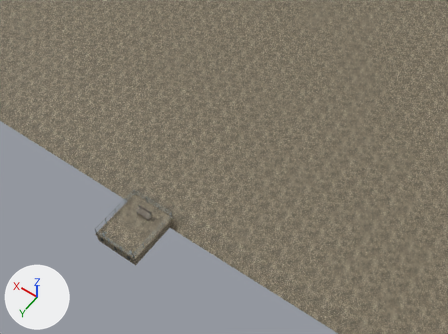
Renders of the glTF model assets/models/locations/lit/lake_pier.glb from each side of a commit.
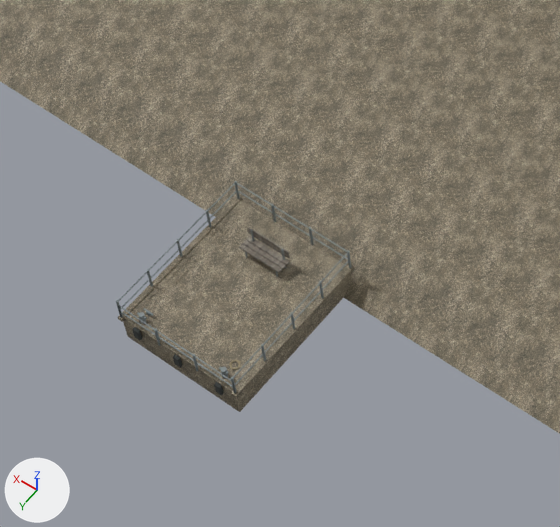
Each version appears first whole from a camera (50 mm lens) standing at (-27.5, 21.3, 54.0) and looking at (-2.6, -13.6, -0.8), and next in a close-up on the part from 13% to 54% of the width and 39% to 91% of the height. The lights are fixed; the arrows at lower left show +X, +Y and +Z. The first two pictures are the older version. Vertices at exactly the same position are counted once.

Names of what the first close-up shows: 'lake_pier_BakedForeground' and 1 more.
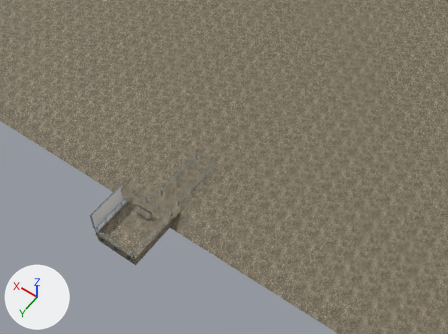
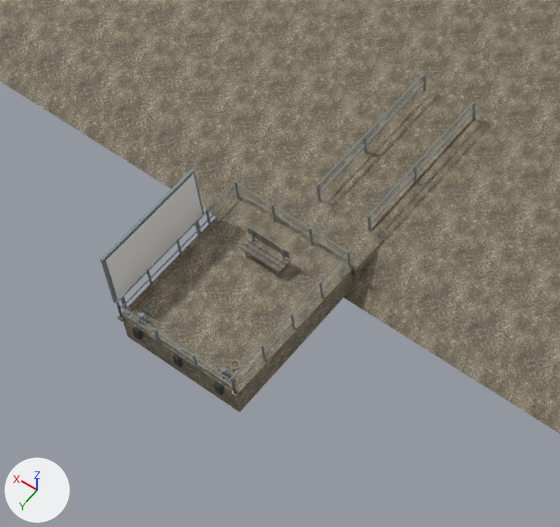
Patch to the scene script:
```diff
--- a/assets/models/locations/lit/lake_pier.glb.py
+++ b/assets/models/locations/lit/lake_pier.glb.py
@@ me_lake_pier_concrete_near @@
 # verts and faces of me_lake_pier_concrete_near; kept vertices keep their numbers, new ones are numbered from 672
-me_lake_pier_concrete_near.from_pydata(...)  # 672 vertices, 1168 faces; spans x -20.0..20.0, y -29.0..1.6, z -1.2..1.1
+me_lake_pier_concrete_near.from_pydata(...)  # 796 vertices, 1350 faces; spans x -20.0..20.0, y -29.0..1.6, z -1.9..2.7
+# me_lake_pier_concrete_near part 1: a new loose piece, a box spanning x -2.7..2.7, y -6.1..-4.5, z -0.32..0.0, in mat_fg_concrete
+# me_lake_pier_concrete_near part 2: a new loose piece, a box spanning x -2.1..0.1, y -12.2..-6.1, z -0.24..0.0, in mat_fg_concrete
+# me_lake_pier_concrete_near part 3: a new loose piece, a box spanning x -2.16..-2.08, y -6.14..-6.06, z -1.9..0.9, in mat_fg_steel_001 (grey #8b9597)
+# me_lake_pier_concrete_near part 4: a new loose piece, a box spanning x 0.08..0.16, y -6.14..-6.06, z -1.9..0.9, in mat_fg_steel_001 (grey #8b9597)
+# me_lake_pier_concrete_near part 5: a new loose piece, a box spanning x -2.16..-2.08, y -8.74..-8.66, z -1.9..0.9, in mat_fg_steel_001 (grey #8b9597)
+# me_lake_pier_concrete_near part 6: a new loose piece, a box spanning x 0.08..0.16, y -8.74..-8.66, z -1.9..0.9, in mat_fg_steel_001 (grey #8b9597)
+# me_lake_pier_concrete_near part 7: a new loose piece, a box spanning x -2.16..-2.08, y -12.24..-12.16, z -1.9..0.9, in mat_fg_steel_001 (grey #8b9597)
+# me_lake_pier_concrete_near part 8: a new loose piece, a box spanning x 0.08..0.16, y -12.24..-12.16, z -1.9..0.9, in mat_fg_steel_001 (grey #8b9597)
+# me_lake_pier_concrete_near part 9: a new loose piece, a box spanning x -2.147..-2.092, y -12.2..-6.1, z 0.422..0.477, in mat_fg_steel_001 (grey #8b9597)
+# me_lake_pier_concrete_near part 10: a new loose piece, a box spanning x -2.147..-2.092, y -12.2..-6.1, z 0.873..0.927, in mat_fg_steel_001 (grey #8b9597)
+# me_lake_pier_concrete_near part 11: a new loose piece, a box spanning x 0.093..0.147, y -12.2..-6.1, z 0.422..0.477, in mat_fg_steel_001 (grey #8b9597)
+# me_lake_pier_concrete_near part 12: a new loose piece, a box spanning x 0.093..0.147, y -12.2..-6.1, z 0.873..0.927, in mat_fg_steel_001 (grey #8b9597)
+# me_lake_pier_concrete_near part 13: a new loose piece, a box spanning x 3.0..3.1, y -3.25..1.25, z 0.08..2.68, in mat_fg_steel_001 (grey #8b9597)
+# me_lake_pier_concrete_near part 14: a new loose piece, a box spanning x 3.0..3.1, y 0.85..0.95, z -1.35..2.65, in mat_fg_steel_001 (grey #8b9597)
+# me_lake_pier_concrete_near part 15: a new loose piece, a box spanning x 3.0..3.1, y -2.95..-2.85, z -1.35..2.65, in mat_fg_steel_001 (grey #8b9597)
+# me_lake_pier_concrete_near part 16
+verts[672] = (3.0, 1.1, 0.2)  # pixel (117, 300)
+verts[673] = (3.0, -3.2, 0.2)  # pixel (202, 215)
+verts[674] = (3.0, -3.2, 2.6)  # pixel (193, 173)
+verts[675] = (3.0, 1.1, 2.6)  # pixel (105, 260)
+faces += [(672, 673, 674), (672, 674, 675)]  # mat_fg_billboard_print (white #e7e7e7)
 me_lake_pier_concrete_near.materials.append(mat_fg_concrete)
@@ me_lake_pier_concrete_near @@
 me_lake_pier_concrete_near.materials.append(mat_fg_rubber)
+me_lake_pier_concrete_near.materials.append(mat_fg_billboard_print)  # white #e7e7e7
```

Pixel boxes [x1, y1, x2, y2] of what changed, in the close-ups (560 x 527 px):
part 1 of me_lake_pier_concrete_near, added: after [234, 166, 384, 276]
part 2 of me_lake_pier_concrete_near, added: after [321, 91, 473, 230]
part 3 of me_lake_pier_concrete_near, added: after [367, 216, 372, 232]
part 4 of me_lake_pier_concrete_near, added: after [317, 185, 322, 201]
part 5 of me_lake_pier_concrete_near, added: after [413, 167, 417, 184]
part 6 of me_lake_pier_concrete_near, added: after [363, 137, 367, 154]
part 7 of me_lake_pier_concrete_near, added: after [472, 102, 476, 121]
part 8 of me_lake_pier_concrete_near, added: after [423, 74, 426, 92]
part 9 of me_lake_pier_concrete_near, added: after [371, 111, 474, 223]
part 10 of me_lake_pier_concrete_near, added: after [368, 102, 474, 217]
part 11 of me_lake_pier_concrete_near, added: after [320, 82, 424, 192]
part 12 of me_lake_pier_concrete_near, added: after [317, 74, 425, 186]
part 13 of me_lake_pier_concrete_near, added: after [100, 169, 204, 303]
part 14 of me_lake_pier_concrete_near, added: after [109, 253, 127, 309]
part 15 of me_lake_pier_concrete_near, added: after [187, 176, 201, 235]
part 16 of me_lake_pier_concrete_near, added: after [106, 174, 202, 300]
